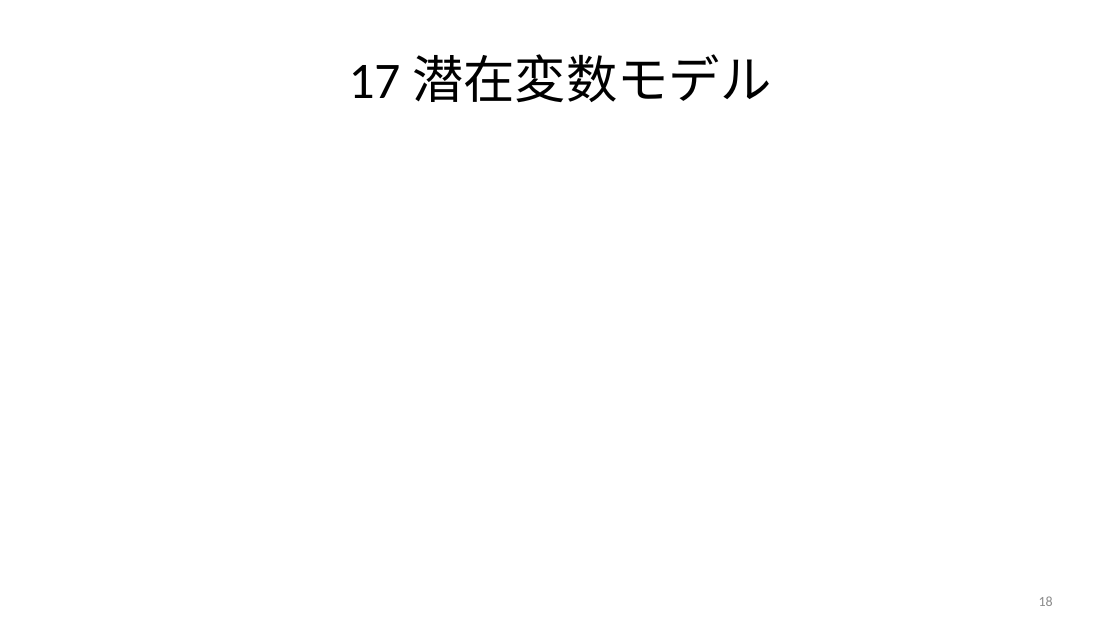
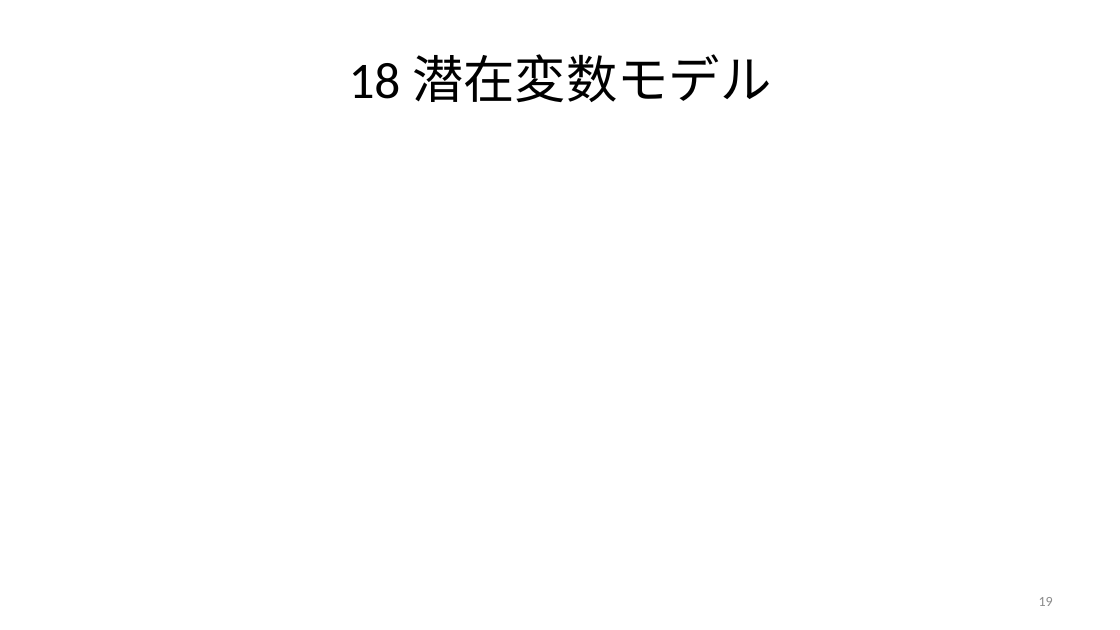
Before and after one commit to ritsuecon/owanseminar, a slide deck: slide 19 of 09-discrete-choice/binary-choice.pptx (slide 18 before the commit). Drawn at 1120x630 pixels with LibreOffice and Linux fonts; fonts in the diff are those of the drawing; grey boxes stand for pictures. Boxes give left, top, right and bottom in pixels: in the first picture for what was removed or moved away, otherwise in the second. Text is boxed around its words. In the diff, an @@ line names an element or a change of style, - is before the commit and + after.

```diff
--- a/09-discrete-choice/binary-choice.pptx
+++ b/09-discrete-choice/binary-choice.pptx
@@ title at (349, 54, 771, 103): text changed @@
-17 潜在変数モデル
+18 潜在変数モデル
@@ page number at (1039, 597, 1053, 606): text changed @@
-18
+19
```
Also in this commit, not shown: 10 other slides changed, 1 slide added.
